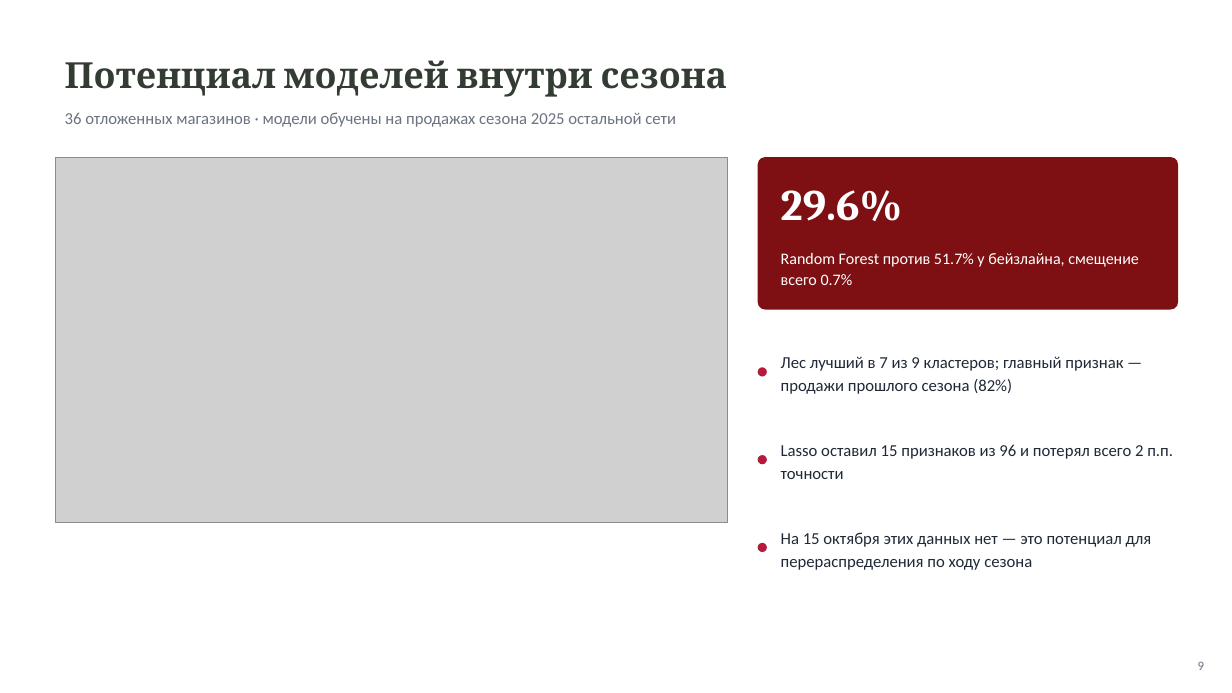
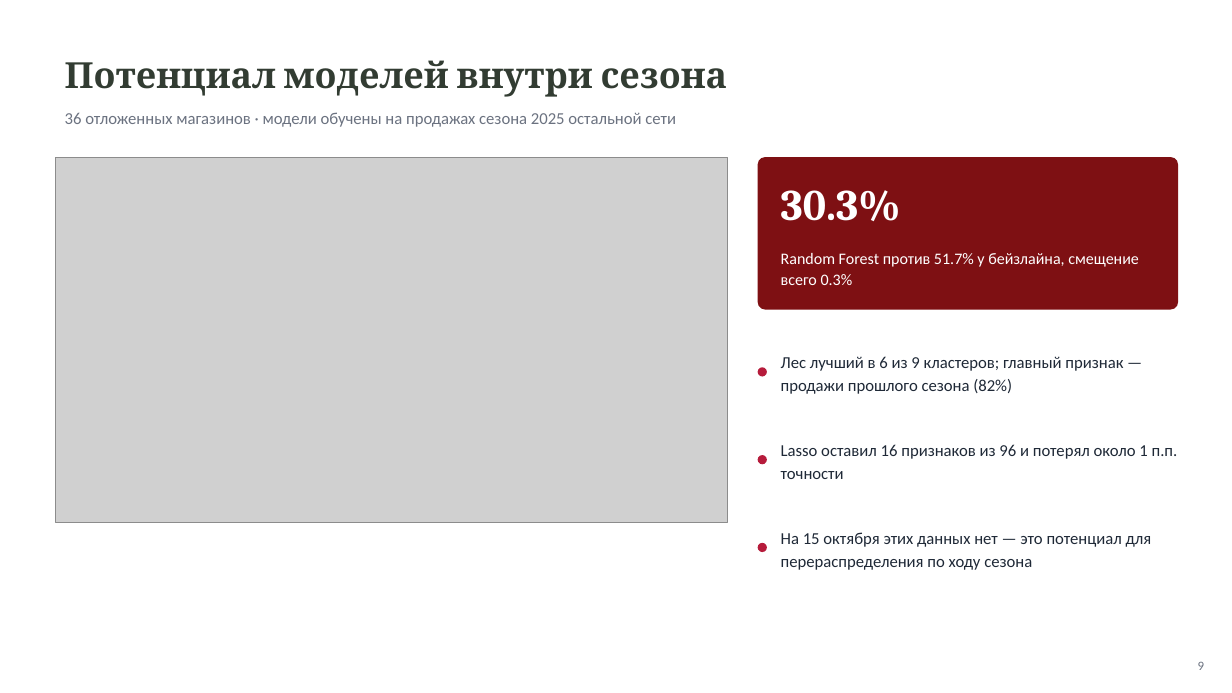
Before and after one commit to AnastasiyaEremina/final_project_hse_eremina, a slide deck: slide 9 of presentation/presentation.pptx. Drawn at 1232x693 pixels with LibreOffice and Linux fonts; fonts in the diff are those of the drawing; grey boxes stand for pictures. Boxes give left, top, right and bottom in pixels: in the first picture for what was removed or moved away, otherwise in the second. Text is boxed around its words. In the diff, an @@ line names an element or a change of style, - is before the commit and + after.

```diff
--- a/presentation/presentation.pptx
+++ b/presentation/presentation.pptx
@@ text at box(781, 190, 901, 221): text changed @@
-29.6%
+30.3%
@@ text at box(781, 253, 1139, 285): text changed @@
-Random Forest против 51.7% у бейзлайна, смещение всего 0.7%
+Random Forest против 51.7% у бейзлайна, смещение всего 0.3%
@@ text at box(781, 356, 1123, 394): text changed @@
-Лес лучший в 7 из 9 кластеров; главный признак — продажи прошлого сезона (82%)
+Лес лучший в 6 из 9 кластеров; главный признак — продажи прошлого сезона (82%)
@@ text at box(781, 444, 1178, 479): text changed @@
-Lasso оставил 15 признаков из 96 и потерял всего 2 п.п. точности
+Lasso оставил 16 признаков из 96 и потерял около 1 п.п. точности
```
Also in this commit, not shown: 4 other slides changed, 7 other files.
